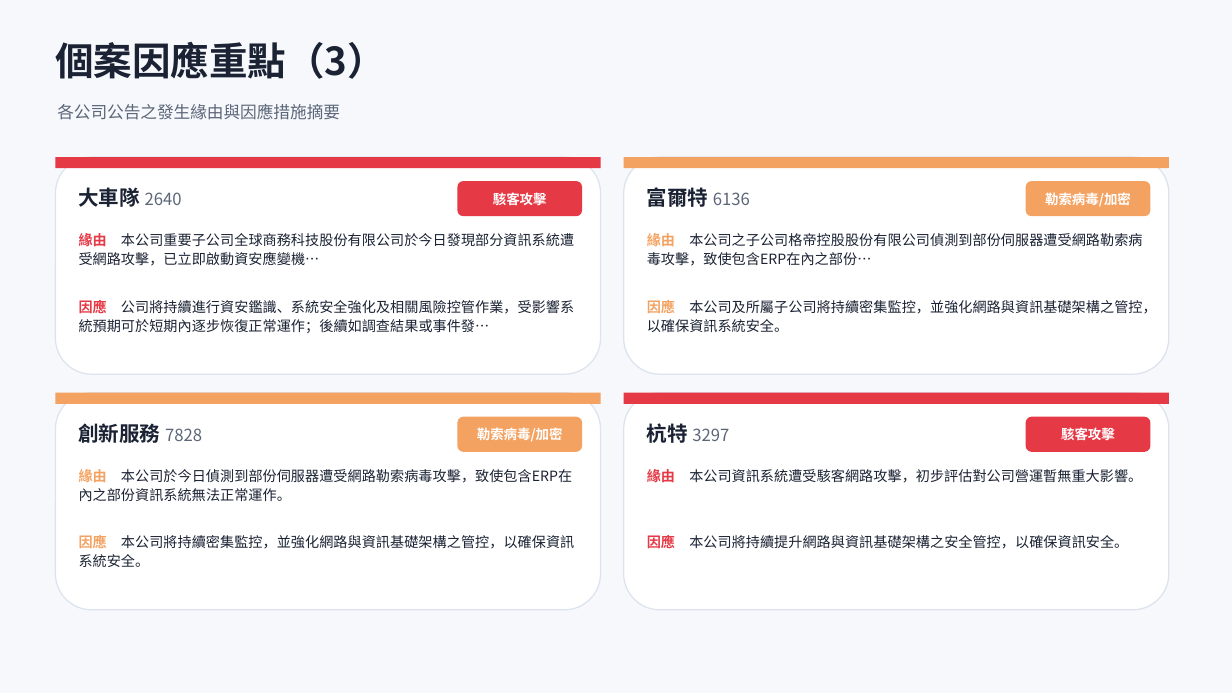
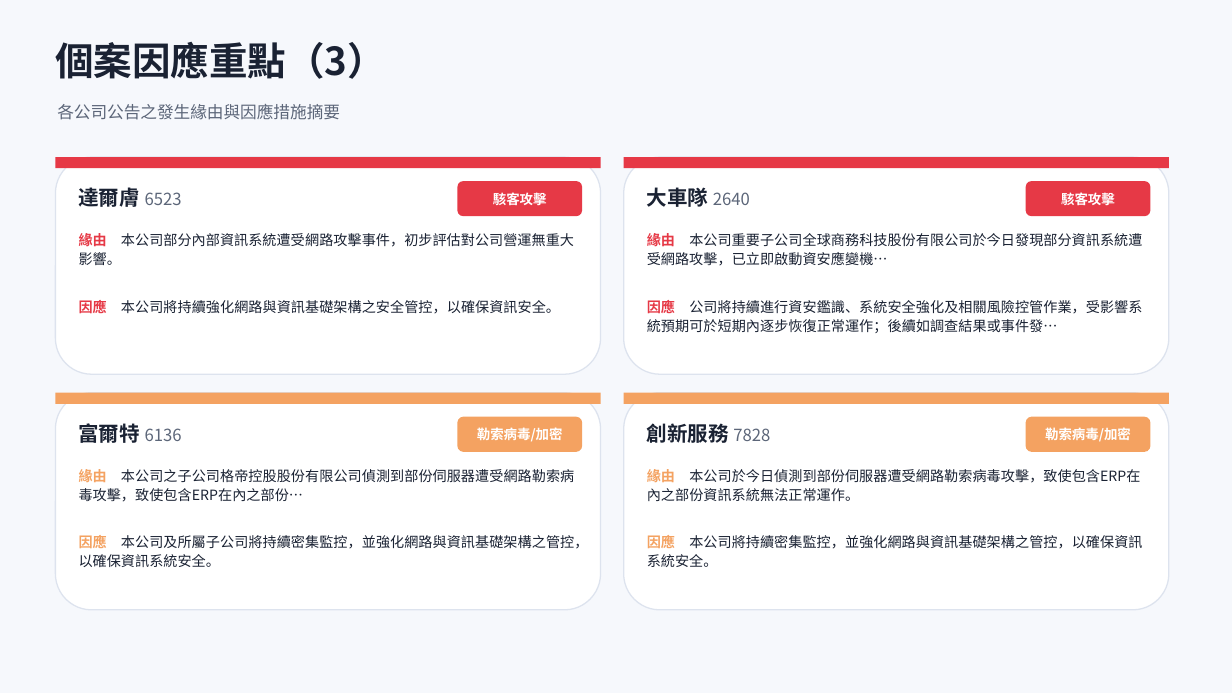
Before and after one commit to Johnnylin77/mops-isec-monitor, a slide deck: slide 8 of 資安事件因應分析.pptx. Drawn at 1232x693 pixels with LibreOffice and Linux fonts; fonts in the diff are those of the drawing. Boxes give left, top, right and bottom in pixels: in the first picture for what was removed or moved away, otherwise in the second. Text is boxed around its words. In the diff, an @@ line names an element or a change of style, - is before the commit and + after.

```diff
--- a/資安事件因應分析.pptx
+++ b/資安事件因應分析.pptx
@@ rectangle at <box>624,157,1169,168</box>: fill #F4A261 to #E63946 @@
@@ text at <box>79,185,182,211</box>: text changed @@
-大車隊 2640
+達爾膚 6523
@@ text at <box>647,187,750,207</box>: text changed @@
-富爾特 6136
+大車隊 2640
@@ rounded rectangle at <box>1026,181,1151,216</box>: fill #F4A261 to #E63946 @@
@@ text at <box>1061,192,1115,205</box>: text changed @@
-勒索病毒/加密
+駭客攻擊
@@ text at <box>79,231,574,265</box>: text changed @@
-緣由 本公司重要子公司全球商務科技股份有限公司於今日發現部分資訊系統遭受網路攻擊，已立即啟動資安應變機…
+緣由 本公司部分內部資訊系統遭受網路攻擊事件，初步評估對公司營運無重大影響。
@@ text at <box>647,231,1142,266</box>: text changed @@
-緣由 本公司之子公司格帝控股股份有限公司偵測到部份伺服器遭受網路勒索病毒攻擊，致使包含ERP在內之部份…
+緣由 本公司重要子公司全球商務科技股份有限公司於今日發現部分資訊系統遭受網路攻擊，已立即啟動資安應變機…
@@ text at <box>79,298,560,316</box>: text changed @@
-因應 公司將持續進行資安鑑識、系統安全強化及相關風險控管作業，受影響系統預期可於短期內逐步恢復正常運作；後續如調查結果或事件發…
+因應 本公司將持續強化網路與資訊基礎架構之安全管控，以確保資訊安全。
@@ text at <box>647,298,1142,333</box>: text changed @@
-因應 本公司及所屬子公司將持續密集監控，並強化網路與資訊基礎架構之管控，以確保資訊系統安全。
+因應 公司將持續進行資安鑑識、系統安全強化及相關風險控管作業，受影響系統預期可於短期內逐步恢復正常運作；後續如調查結果或事件發…
@@ rectangle at <box>624,393,1169,404</box>: fill #E63946 to #F4A261 @@
@@ rounded rectangle at <box>1026,417,1151,452</box>: fill #E63946 to #F4A261 @@
@@ text at <box>79,421,182,447</box>: text changed; size 16 to 13 pt; text colour #1A2233 to #5C6679; bold off @@
-創新服務 7828
+富爾特 6136
@@ text at <box>647,421,770,447</box>: text changed; size 13 to 16 pt; text colour #5C6679 to #1A2233; bold on @@
-杭特 3297
+創新服務 7828
@@ text at <box>1045,427,1131,442</box>: text changed @@
-駭客攻擊
+勒索病毒/加密
@@ text at <box>79,469,574,502</box>: text changed @@
-緣由 本公司於今日偵測到部份伺服器遭受網路勒索病毒攻擊，致使包含ERP在內之部份資訊系統無法正常運作。
+緣由 本公司之子公司格帝控股股份有限公司偵測到部份伺服器遭受網路勒索病毒攻擊，致使包含ERP在內之部份…
@@ text at <box>647,467,1140,501</box>: text changed @@
-緣由 本公司資訊系統遭受駭客網路攻擊，初步評估對公司營運暫無重大影響。
+緣由 本公司於今日偵測到部份伺服器遭受網路勒索病毒攻擊，致使包含ERP在內之部份資訊系統無法正常運作。
@@ text at <box>79,533,588,567</box>: text changed @@
-因應 本公司將持續密集監控，並強化網路與資訊基礎架構之管控，以確保資訊系統安全。
+因應 本公司及所屬子公司將持續密集監控，並強化網路與資訊基礎架構之管控，以確保資訊系統安全。
@@ text at <box>647,533,1142,567</box>: text changed @@
-因應 本公司將持續提升網路與資訊基礎架構之安全管控，以確保資訊安全。
+因應 本公司將持續密集監控，並強化網路與資訊基礎架構之管控，以確保資訊系統安全。
```
Also in this commit, not shown: 6 other slides changed, 2 other files.
